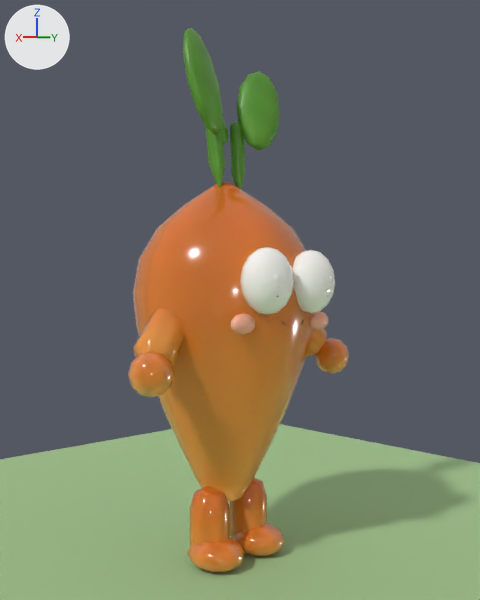
One commit to the Blender file art/characters/carrot.blend: the scene before it, then after it.
Camera for both pictures: a camera (50 mm lens) standing at (1.202, 1.329, 0.702) and looking at (-0.02, 0.04, 0.683). Every picture has the same lights, and +X, +Y and +Z are marked at upper left. The picture after the commit comes second.

Objects in the first picture: 'CarrotFace', 'CarrotJelly', 'CarrotLeaf', 'Ground'.
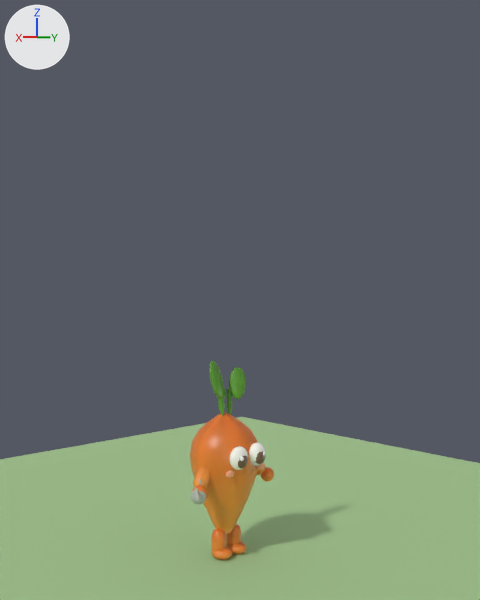
The change, as a diff of the scene's bpy script:
```diff
--- a/art/characters/carrot.blend.py
+++ b/art/characters/carrot.blend.py
@@ mat_carrotmetal @@
+mat_carrotmetal = principled_material('CarrotMetal')
+mat_carrotmetal.base_color = (0.45, 0.48, 0.42)  # grey #b3b8ad
+mat_carrotmetal.roughness = 0.35
@@ mat_carrot_skin @@
+mat_carrot_skin = principled_material('carrot_skin')
+mat_carrot_skin.texture = img_carrot_body_albedo
+mat_carrot_skin.roughness = 0.38
+mat_carrot_skin.subsurface_weight = 0.22
+mat_carrot_skin.subsurface_radius = (0.4, 0.18, 0.08)
@@ me_carrotleaf @@
 # used by ob_carrotleaf; location = (0.0, 0.0, 0.0)
-me_carrotleaf.from_pydata(...)  # 206 vertices, 240 faces; spans x -0.148..0.172, y -0.048..0.076, z 0.95..1.376
+me_carrotleaf.from_pydata(...)  # 206 vertices, 240 faces; spans x -0.057..0.066, y -0.018..0.029, z 0.362..0.525
+# me_carrotleaf part 1: the whole mesh is scaled about the mesh origin by 0.381
 me_carrotleaf.materials.append(mat_carrot_leaf)
@@ me_carrotface @@
 # used by ob_carrotface; location = (0.0, 0.0, 0.0)
-me_carrotface.from_pydata(...)  # 434 vertices, 482 faces; spans x -0.173..0.173, y 0.184..0.29, z 0.605..0.81
+me_carrotface.from_pydata(...)  # 434 vertices, 482 faces; spans x -0.069..0.069, y 0.07..0.114, z 0.23..0.309
+# me_carrotface part 2: the loose piece of 86 vertices spanning x 0.005..0.151, y 0.184..0.29, z 0.65..0.81 is scaled about its middle by 0.381, then moved by (-0.046, -0.147, -0.452)
+# me_carrotface part 3: the loose piece of 52 vertices spanning x 0.04..0.12, y 0.233..0.286, z 0.673..0.759 is scaled about its middle by (0.477, 0.402, 0.462), then moved by (-0.048, -0.157, -0.442)
+# me_carrotface part 4: the loose piece of 34 vertices spanning x 0.083..0.109, y 0.262..0.289, z 0.722..0.75 is scaled about its middle by 0.445, then moved by (-0.057, -0.167, -0.455)
+# me_carrotface part 5: the loose piece of 34 vertices spanning x 0.097..0.173, y 0.197..0.23, z 0.605..0.655 is scaled about its middle by 0.389, then moved by (-0.081, -0.132, -0.39)
+# me_carrotface part 6: the loose piece of 86 vertices spanning x -0.151..-0.005, y 0.184..0.29, z 0.65..0.81 is scaled about its middle by 0.381, then moved by (0.046, -0.147, -0.452)
+# me_carrotface part 7: the loose piece of 52 vertices spanning x -0.12..-0.04, y 0.233..0.286, z 0.673..0.759 is scaled about its middle by (0.477, 0.402, 0.462), then moved by (0.048, -0.157, -0.442)
+# me_carrotface part 8: the loose piece of 34 vertices spanning x -0.173..-0.097, y 0.197..0.23, z 0.605..0.655 is scaled about its middle by 0.389, then moved by (0.081, -0.132, -0.39)
+# other edits to the shape of me_carrotface do not show in these pictures
 me_carrotface.materials.append(mat_carrot_eye_white)
@@ me_carrotcan @@
+me_carrotcan.from_pydata(...)  # 92 vertices, 108 faces; spans x 0.1094..0.162, y 0.0229..0.0832, z 0.1717..0.2297
+me_carrotcan.polygons.foreach_set('use_smooth', [True] * 108)
+me_carrotcan.materials.append(mat_carrotmetal)  # grey #b3b8ad
@@ me_carrotbody @@
+me_carrotbody.from_pydata(...)  # 742 vertices, 826 faces; spans x -0.142..0.142, y -0.095..0.095, z -0.008..0.381
+me_carrotbody.polygons.foreach_set('use_smooth', [True] * 826)
+me_carrotbody.materials.append(mat_carrot_skin)  # picture img_carrot_body_albedo
@@ ob_carrotjelly @@
-ob_carrotjelly = bpy.data.objects.new('CarrotJelly', me_carrotjelly)
-ob_carrotjelly.location = (0.0, 0.0, 0.0)
@@ ob_carrotcan @@
+ob_carrotcan = bpy.data.objects.new('CarrotCan', me_carrotcan)
+ob_carrotcan.location = (0.0, 0.0, 0.0)
@@ ob_carrotbody @@
+ob_carrotbody = bpy.data.objects.new('CarrotBody', me_carrotbody)
+ob_carrotbody.location = (0.0, 0.0, 0.0)
```

Pixel boxes (x1, y1, x2, y2) of what changed, in the pictures (480 x 600 px; the box of a moved part takes in the faces that stretch with it):
'CarrotJelly', deleted: before (128, 182, 349, 573)
'CarrotLeaf', rescaled (61% narrower, 65% shorter): before (183, 28, 280, 189); after (209, 360, 246, 416)
'CarrotFace', reshaped (61% narrower, 58% shorter): before (231, 247, 335, 335); after (226, 442, 266, 478)
'CarrotBody', added (orange): after (190, 412, 274, 560)
'CarrotCan', added: after (190, 480, 206, 504)
part 2 of me_carrotface, moved or reshaped: before (240, 247, 294, 315); after (229, 446, 248, 470)
part 3 of me_carrotface, moved or reshaped (not visible before): after (238, 456, 248, 469)
part 4 of me_carrotface, moved or reshaped: before (274, 274, 279, 281); after (240, 456, 244, 461)
part 5 of me_carrotface, moved or reshaped: before (231, 313, 255, 335); after (226, 470, 234, 478)
part 6 of me_carrotface, moved or reshaped: before (292, 250, 335, 314); after (249, 442, 266, 466)
part 7 of me_carrotface, moved or reshaped (not visible before): after (255, 451, 266, 464)
part 8 of me_carrotface, moved or reshaped: before (309, 311, 328, 330); after (256, 463, 264, 470)
